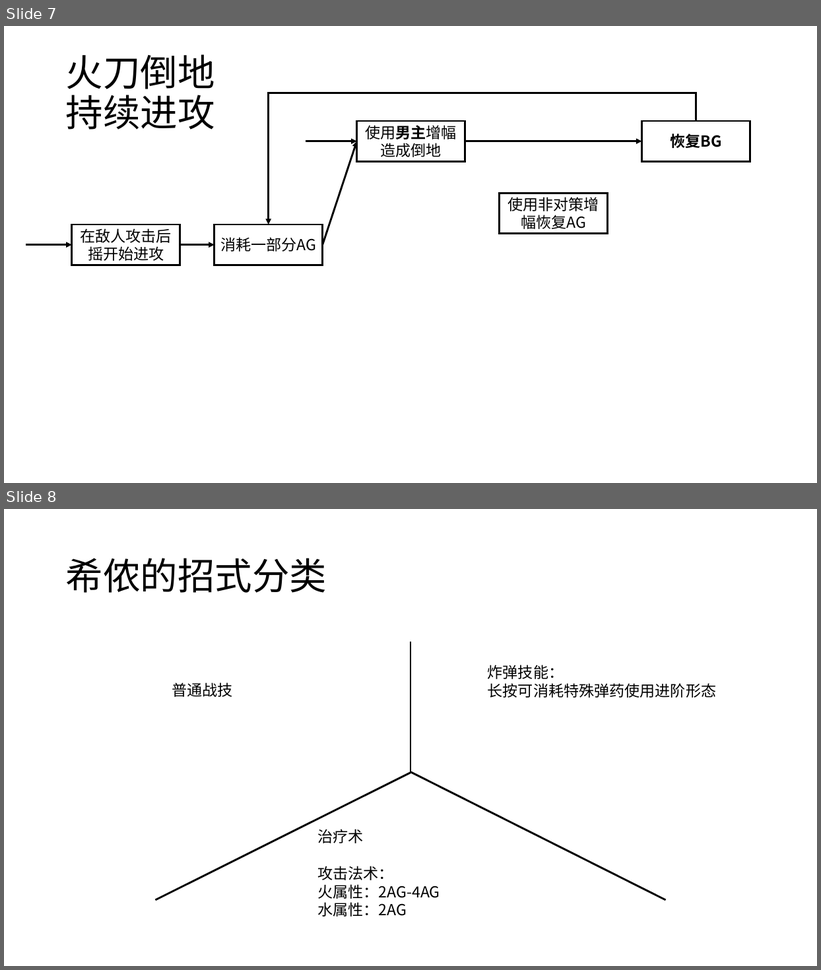
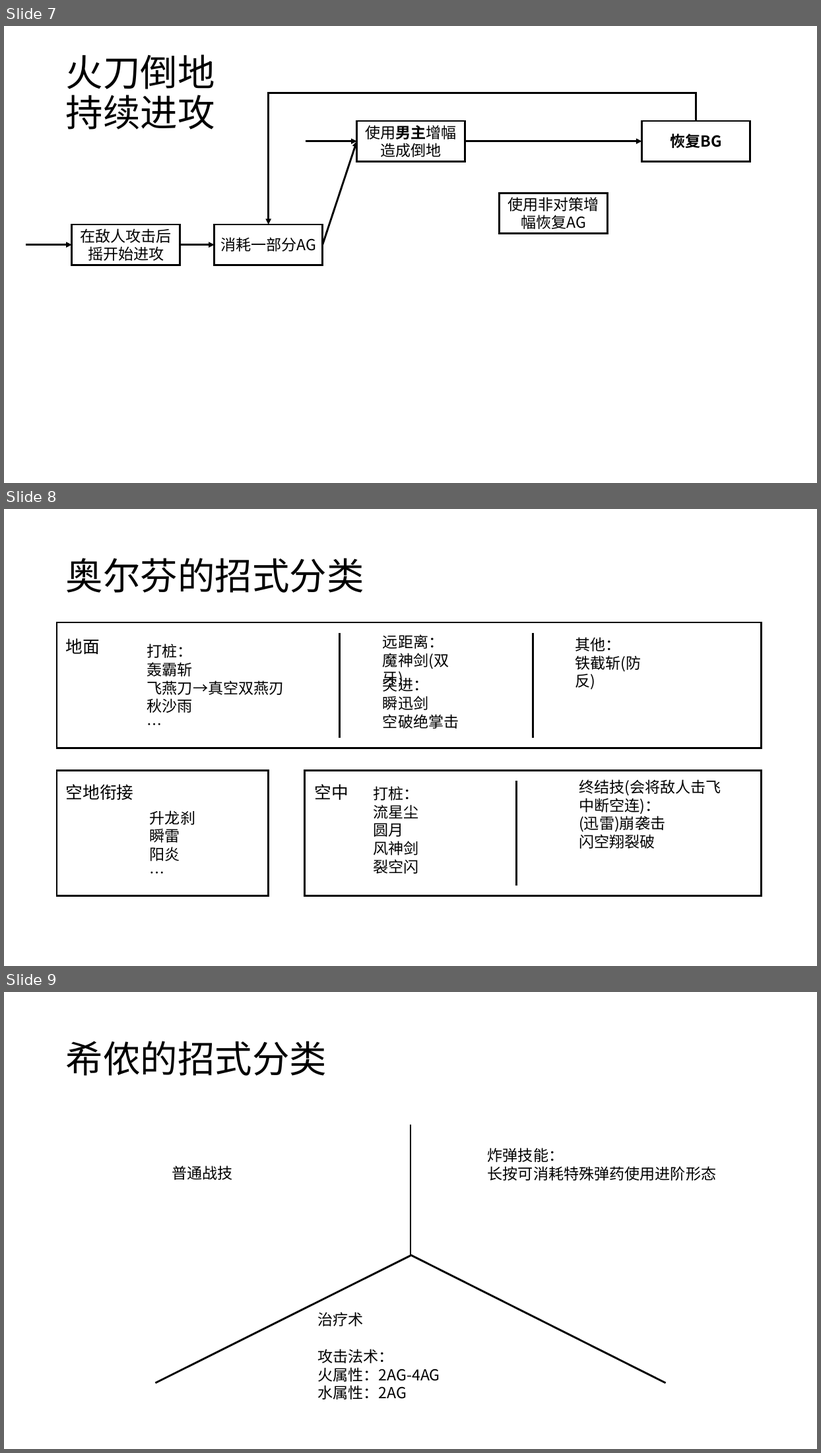
Before and after one commit to GameData-by-Darkbblue/Tales-of-Arise, a slide deck: 图示.pptx. Shown one above the other, each under a label of ours: slides 7 and 8 before the commit, slides 7, 8 and 9 after it. The pictures are 821x970 and 821x1453 pixels, drawn with LibreOffice and Linux fonts; fonts in the diff are those of the drawing. Boxes give left, top, right and bottom in pixels: in the first picture for what was removed or moved away, otherwise in the second. Text is boxed around its words. In the diff, an @@ line names an element or a change of style, - is before the commit and + after.

Commit message:
更新男主招式分类

```diff
--- a/图示.pptx
+++ b/图示.pptx
@@ slide 8 added at (x1=4, y1=509, x2=817, y2=966), background #FFFFFF @@
@@ title added at (x1=66, y1=558, x2=364, y2=593), 44 pt, text #000000 @@
+奥尔芬的招式分类
@@ rectangle added at (x1=57, y1=623, x2=762, y2=748), outline #000000 2.25 pt @@
@@ text added at (x1=66, y1=638, x2=100, y2=654), 20 pt, text #000000 @@
+地面
@@ text added at (x1=147, y1=644, x2=284, y2=713), 18 pt, text #000000 @@
+打桩：
+轰霸斩
+飞燕刀→真空双燕刃
+秋沙雨
+…
@@ line added from (340, 633) to (340, 738), #000000 2.25 pt @@
@@ text added at (x1=383, y1=634, x2=449, y2=688), 18 pt, text #000000 @@
+远距离：
+魔神剑(双牙)
@@ line added from (533, 633) to (533, 738), #000000 2.25 pt @@
@@ text added at (x1=575, y1=637, x2=641, y2=690), 18 pt, text #000000 @@
+其他：
+铁截斩(防反)
@@ text added at (x1=383, y1=696, x2=459, y2=729), 18 pt, text #000000 @@
+突进：
+瞬迅剑
+空破绝掌击
@@ rectangle added at (x1=57, y1=770, x2=269, y2=896), outline #000000 2.25 pt @@
@@ text added at (x1=66, y1=784, x2=134, y2=800), 20 pt, text #000000 @@
+空地衔接
@@ rectangle added at (x1=305, y1=770, x2=762, y2=896), outline #000000 2.25 pt @@
@@ text added at (x1=315, y1=784, x2=349, y2=800), 20 pt, text #000000 @@
+空中
@@ line added from (516, 781) to (516, 886), #000000 2.25 pt @@
@@ text added at (x1=579, y1=780, x2=721, y2=849), 18 pt, text #000000 @@
+终结技(会将敌人击飞
+中断空连)：
+(迅雷)崩袭击
+闪空翔裂破
@@ text added at (x1=373, y1=786, x2=418, y2=874), 18 pt, text #000000 @@
+打桩：
+流星尘
+圆月
+风神剑
+裂空闪
@@ text added at (x1=150, y1=811, x2=195, y2=861), 18 pt, text #000000 @@
+升龙刹
+瞬雷
+阳炎
+…
@@ what was slide 8 is now slide 9 @@
```
